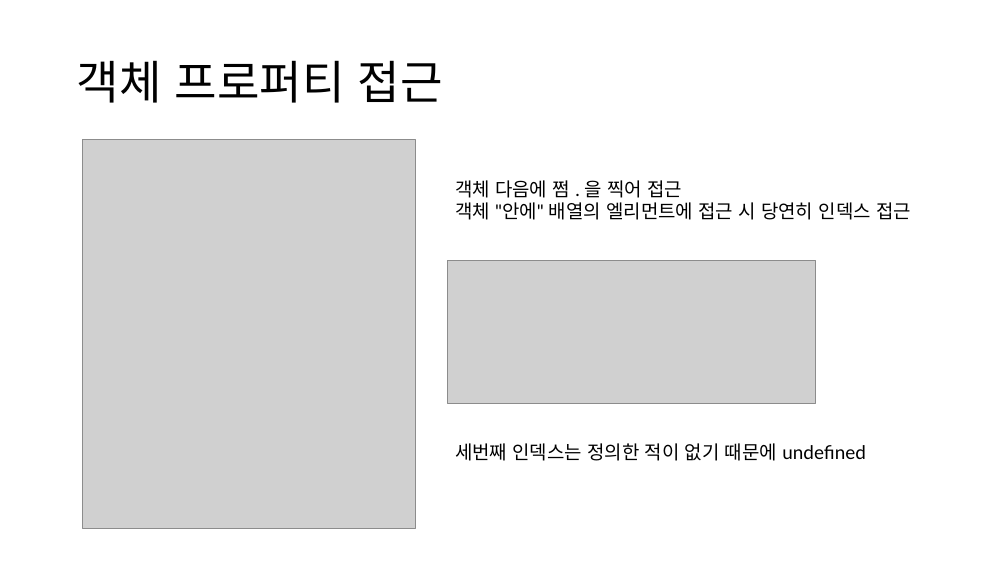
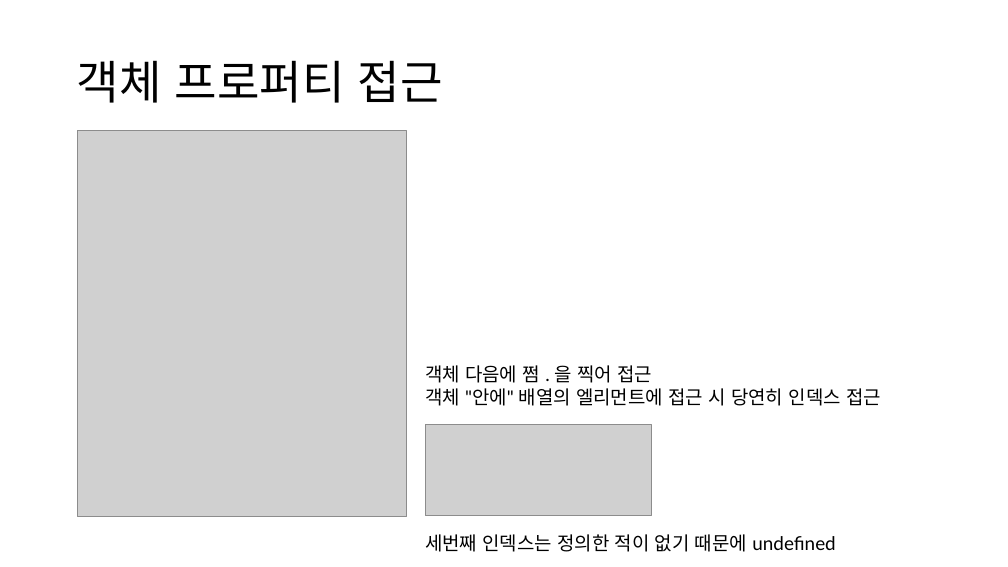
Before and after one commit to assistant-redcap/js-course-for-developer, a slide deck: slide 37 of 코딩 해본 사람이 빠르게 보는 기초 js.pptx. Drawn at 1008x567 pixels with LibreOffice and Linux fonts; fonts in the diff are those of the drawing; grey boxes stand for pictures. Boxes give left, top, right and bottom in pixels: in the first picture for what was removed or moved away, otherwise in the second. Text is boxed around its words. In the diff, an @@ line names an element or a change of style, - is before the commit and + after.

```diff
--- a/코딩 해본 사람이 빠르게 보는 기초 js.pptx
+++ b/코딩 해본 사람이 빠르게 보는 기초 js.pptx
@@ picture: place and size @@
-picture at box(82, 140, 415, 529)
+picture at box(77, 131, 407, 517)
@@ picture removed at box(448, 261, 816, 404) @@
@@ text "객체 다음에 쩜 . 을 ...": place and size @@
-text "객체 다음에 쩜 . 을 ..." at box(455, 180, 911, 220)
+text "객체 다음에 쩜 . 을 ..." at box(425, 365, 881, 406)
@@ picture added at box(425, 425, 651, 516) @@
@@ text "세번째 인덱스는 정의한 적이 없기 ...": place and size @@
-text "세번째 인덱스는 정의한 적이 없기 ..." at box(455, 443, 865, 461)
+text "세번째 인덱스는 정의한 적이 없기 ..." at box(425, 534, 835, 552)
```
Also in this commit, not shown: 13 other slides changed, 1 other file.
